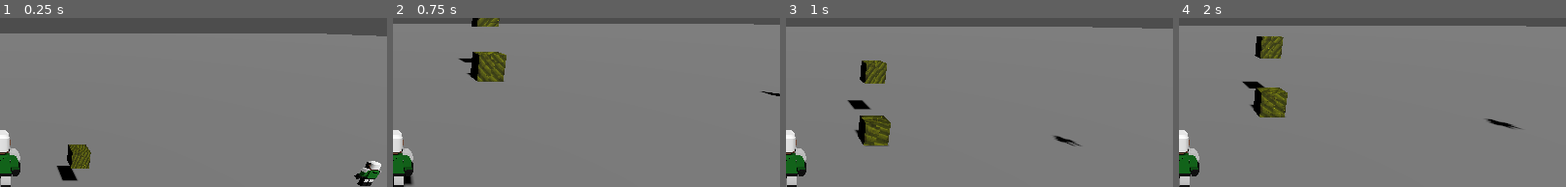
Above: before the commit, frames 1-4 (left to right).
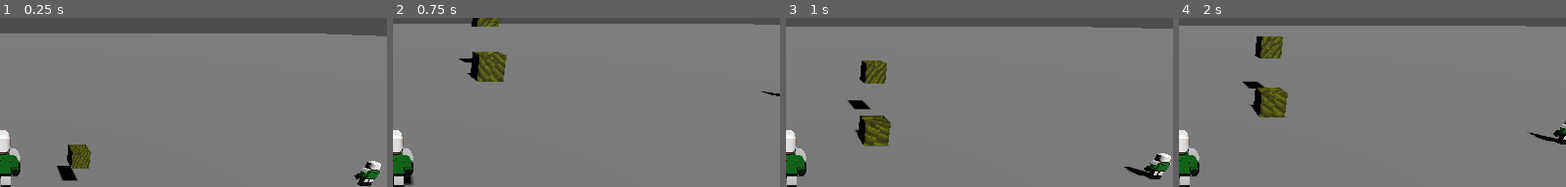
Above: after the commit, the same moments.

Repository: kevinlights/ChocoDriver
Game: Godot game, scene res://run/levels/infinite_level.tscn
The game is run twice, just before and just after one commit, with the same random seed, the same clock (stepped at 60 frames per second) and the same inputs.
Inputs:
- Up to frame 1 (0.25 s): no input
- Up to frame 2 (0.75 s): hold Right (move_right) from 0.53 s (still down)
- Up to frame 3 (1 s): keep holding Right (move_right); tap Space (jump) at 0.77 s
- Up to frame 4 (2 s): release Right (move_right) at 1.28 s; hold Down (move_back) from 1.28 s (still down); tap Space (jump) at 1.52 s
The pictures show only the part of the screen within x 50-100%, y 6-56%; the shares and areas given below are measured in that part.

Frames 1-2 are identical in both runs. In frame 3, 1.0% of the frame differs, in the area x 69-100%, y 69-96%; in frame 4, 0.6%.

Commit message:
:wrench: Isolate control node in its own scene

Diff:
--- a/first3d/component/entity/walker/walker.tscn
+++ b/first3d/component/entity/walker/walker.tscn
@@ -1,8 +1,7 @@
-[gd_scene load_steps=5 format=3 uid="uid://b10k58capm04o"]
+[gd_scene load_steps=4 format=3 uid="uid://b10k58capm04o"]
 
 [ext_resource type="Script" path="res://component/entity/walker/walker.gd" id="1_xg6by"]
 [ext_resource type="PackedScene" uid="uid://bt8on6t7lqtrt" path="res://component/entity/walker/BasicPlayer.glb" id="2_p2xjj"]
-[ext_resource type="Script" path="res://flow/control/local_input/local_input.gd" id="3_ya20m"]
 
 [sub_resource type="BoxShape3D" id="BoxShape3D_6q2sk"]
 size = Vector3(0.56, 0.8, 0.4)
@@ -17,9 +16,3 @@
 [node name="Shape" type="CollisionShape3D" parent="."]
 transform = Transform3D(1, 0, 0, 0, 1, 0, 0, 0, 1, 0, 0.4, 0)
 shape = SubResource("BoxShape3D_6q2sk")
-
-[node name="Control" type="Node" parent="."]
-script = ExtResource("3_ya20m")
-
-[connection signal="dir_changed" from="Control" to="." method="_on_dir_changed"]
-[connection signal="main_action" from="Control" to="." method="_on_main_action"]
--- /dev/null
+++ b/first3d/flow/control/local_input/local_input.tscn
@@ -0,0 +1,6 @@
+[gd_scene load_steps=2 format=3 uid="uid://bk0s5bn8k08bc"]
+
+[ext_resource type="Script" path="res://flow/control/local_input/local_input.gd" id="1_4sevn"]
+
+[node name="Control" type="Node"]
+script = ExtResource("1_4sevn")
--- a/first3d/run/levels/infinite_level.tscn
+++ b/first3d/run/levels/infinite_level.tscn
@@ -1,6 +1,7 @@
-[gd_scene load_steps=5 format=3 uid="uid://7ivipmwaw24t"]
+[gd_scene load_steps=6 format=3 uid="uid://7ivipmwaw24t"]
 
 [ext_resource type="PackedScene" uid="uid://b10k58capm04o" path="res://component/entity/walker/walker.tscn" id="1_x0026"]
+[ext_resource type="PackedScene" uid="uid://bk0s5bn8k08bc" path="res://flow/control/local_input/local_input.tscn" id="2_0i5t8"]
 [ext_resource type="PackedScene" uid="uid://bcpri2x5afoyb" path="res://component/entity/box/box.tscn" id="2_e8xto"]
 
 [sub_resource type="WorldBoundaryShape3D" id="WorldBoundaryShape3D_2xulb"]
@@ -32,6 +33,8 @@
 [node name="CameraPlayer" type="Camera3D" parent="MainWalker"]
 transform = Transform3D(1, 0, 0, 0, 0.944949, 0.327218, 0, -0.327218, 0.944949, 0, 2.18524, 3.2779)
 
+[node name="Control" parent="MainWalker" instance=ExtResource("2_0i5t8")]
+
 [node name="NpcWalker1" parent="." instance=ExtResource("1_x0026")]
 transform = Transform3D(1, 0, 0, 0, 1, 0, 0, 0, 1, 2.0621, 6.0173, -4.87909)
 
@@ -43,3 +46,6 @@
 
 [node name="Box3" parent="." instance=ExtResource("2_e8xto")]
 transform = Transform3D(1, 0, 0, 0, 1, 0, 0, 0, 1, -5.53697, 1.42774, -11.1883)
+
+[connection signal="dir_changed" from="MainWalker/Control" to="MainWalker" method="_on_dir_changed"]
+[connection signal="main_action" from="MainWalker/Control" to="MainWalker" method="_on_main_action"]
